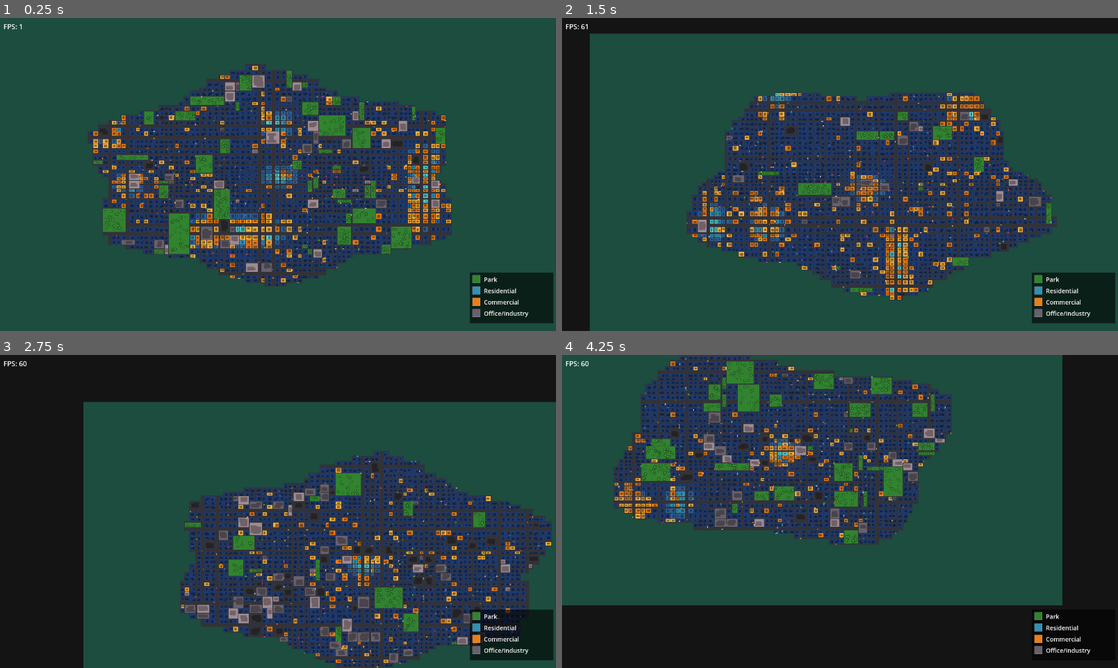
Above: before the commit, frames 1-4 (two rows, left to right).
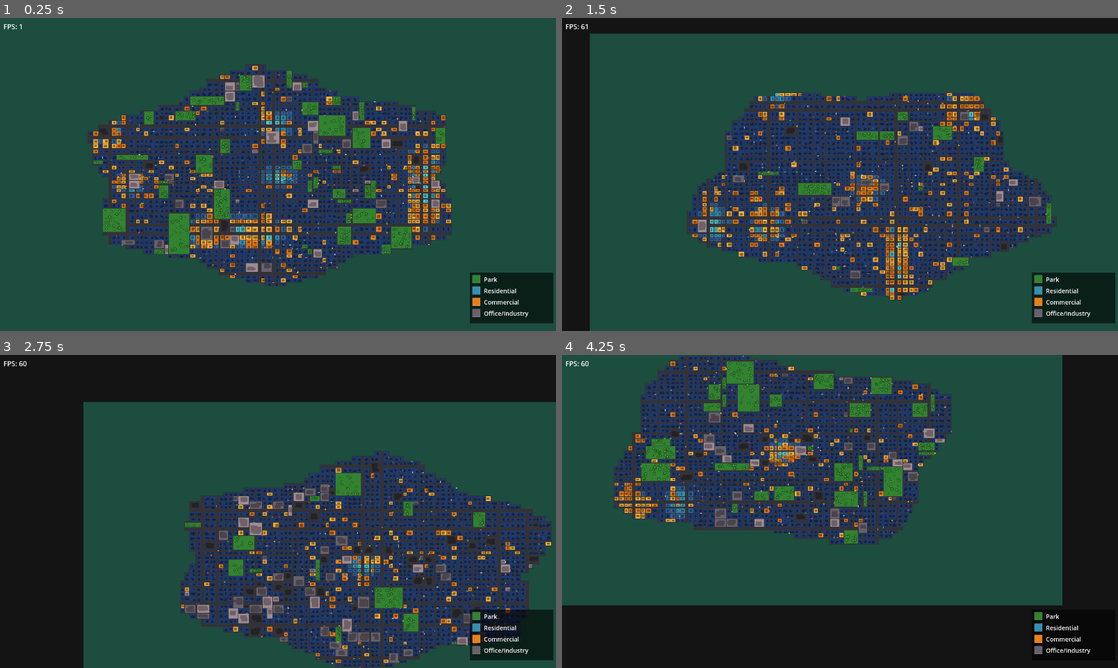
Above: after the commit, the same moments.

Repository: estebanm123/transit
Game: Godot game, scene res://Main.tscn
The game is run twice, just before and just after one commit, with the same random seed, the same clock (stepped at 60 frames per second) and the same inputs.
Inputs (mouse positions are in pixels of both pictures, inside the frame that each line leads up to):
- Up to frame 1 (0.25 s): no input
- Up to frame 2 (1.5 s): tap Enter at 0.5 s; move the mouse to (962, 158) at 0.52 s; tap R at 0.6 s; click (962, 158) at 0.67 s; drag from (728, 190) to (812, 237) at 1.27 s
- Up to frame 3 (2.75 s): move the mouse to (333, 442) at 2.02 s; tap R at 2.1 s; click (333, 442) at 2.17 s
- Up to frame 4 (4.25 s): drag from (812, 574) to (673, 464) at 2.77 s; move the mouse to (1006, 558) at 3.52 s; tap R at 3.6 s; click (1006, 558) at 3.67 s

The runs differ from the first frame. In frame 1, 0.3% of the frame differs, in the area x 17-81%, y 18-85%; in frame 2, 0.4%, in the area x 22-89%, y 24-89%; in frame 3, 0.3%; in frame 4, 0.4%.

Commit message:
Add car destination routing

Diff:
--- a/CityGenerator.gd
+++ b/CityGenerator.gd
@@ -200,11 +200,13 @@
 							secDist * 5.5 / max(0.01, cbd.fringeR))
 					break
 
+			if zone == Zone.Residential and effectiveDistColor < 2.0:
+				zone = Zone.HighDensityResidential
 			var baseColor: Color
 			match zone:
 				Zone.Park:
 					baseColor = City.CPark
-				Zone.Residential:
+				Zone.Residential, Zone.HighDensityResidential:
 					var idx: int = clamp(int(effectiveDistColor), 0, City.CRes.size() - 1)
 					baseColor = City.CRes[City.CRes.size() - 1 - idx]
 				Zone.Commercial:
@@ -473,6 +475,22 @@
 						bldWidth, towerHeight))
 			result["blds"] = buildings
 
+		Zone.HighDensityResidential:
+			var floors: int = rng.randi_range(6, 10)
+			result["density"] = floors
+			var towerHeight: float = min(float(floors) * 2.7 + 1.5, rect.size.y - 4.0)
+			var buildings: Array = []
+			for _i in rng.randi_range(
+					max(1, int(1.0 * tileScale)), max(1, int(3.0 * tileScale))):
+				var bldWidth: float = rng.randf_range(3.5, min(8.0, rect.size.x * 0.28))
+				buildings.append(Rect2(
+						rect.position.x + rng.randf_range(
+								2.0, max(2.0, rect.size.x - bldWidth - 2.0)),
+						rect.position.y + rng.randf_range(
+								2.0, max(2.0, rect.size.y - towerHeight - 2.0)),
+						bldWidth, towerHeight))
+			result["blds"] = buildings
+
 		Zone.Commercial:
 			var buildings: Array = []
 			for _i in rng.randi_range(
--- a/CityLayer.gd
+++ b/CityLayer.gd
@@ -43,7 +43,7 @@
 				draw_circle(t2["p"], t2["r"], color.darkened(0.30))
 				draw_circle(t2["p"], t2["r"] * 0.55, color.lightened(0.10))
 
-		Zone.Residential:
+		Zone.Residential, Zone.HighDensityResidential:
 			var density: int = det.get("density", 3)
 			for bld: Rect2 in det.get("blds", []):
 				if density == 1:
--- a/Traffic.gd
+++ b/Traffic.gd
@@ -21,10 +21,20 @@
 const StopOffset: float = CarLength * 2.0
 const BrakingDistance: float = 18.0
 
+const ZoneWeights: Dictionary = {
+    Zone.Park: 2,
+    Zone.Residential: 1,
+    Zone.HighDensityResidential: 10,
+    Zone.Commercial: 15,
+    Zone.OfficeIndustry: 6,
+}
+const GoalHopsMax: int = 150
+
 var _cars: Array = []
 var _rng: RandomNumberGenerator = RandomNumberGenerator.new()
 var _trafficLights: Dictionary = {}
 var _segmentMap: Dictionary = {}
+var _tilesByZone: Dictionary = {}
 var _time: float = 0.0
 
 
@@ -42,11 +52,13 @@
                 }
     _cars.clear()
     _segmentMap.clear()
+    _buildTilesByZone(city)
     var attempts: int = 0
     while _cars.size() < CarCount and attempts < CarCount * 30:
         attempts += 1
         var car: Dictionary = _spawnCar(city)
         if not car.is_empty():
+            _assignGoal(city, car)
             _cars.append(car)
     _buildSegmentMap()
 
@@ -245,6 +257,9 @@
         "color": CarColors[_rng.randi() % CarColors.size()],
         "leader": null,
         "follower": null,
+        "goalTile": Vector2i(0, 0),
+        "goalIntersection": Vector2i(0, 0),
+        "goalHops": 0,
     }
 
 
@@ -296,13 +311,18 @@
     var neighbors: Array = _getExitSegments(
             city, arrivedVertStreet, arrivedHorzStreet,
             car.fromVertStreet, car.fromHorzStreet)
+    car.goalHops += 1
+    if (arrivedVertStreet == car.goalIntersection.x \
+            and arrivedHorzStreet == car.goalIntersection.y) \
+            or car.goalHops > GoalHopsMax:
+        _assignGoal(city, car)
     var nextToVertStreet: int
     var nextToHorzStreet: int
     if neighbors.is_empty():
         nextToVertStreet = car.fromVertStreet
         nextToHorzStreet = car.fromHorzStreet
     else:
-        var chosen: Array = neighbors[_rng.randi() % neighbors.size()]
+        var chosen: Array = _greedyExit(city, neighbors, car.goalIntersection)
         nextToVertStreet = chosen[0]
         nextToHorzStreet = chosen[1]
 
@@ -333,6 +353,79 @@
     car.progress = overflow / car.segLength
 
     _insertIntoSegment(car)
+
+
+func _buildTilesByZone(city: City) -> void:
+    _tilesByZone.clear()
+    for row in City.Rows:
+        for col in City.Cols:
+            if city.parcelOwner[row][col] != Vector2i(col, row):
+                continue
+            var zone: int = city.zones[row][col]
+            if not ZoneWeights.has(zone):
+                continue
+            if not _tilesByZone.has(zone):
+                _tilesByZone[zone] = []
+            _tilesByZone[zone].append(Vector2i(col, row))
+
+
+func _pickGoalTile() -> Vector2i:
+    var totalWeight: float = 0.0
+    for zone: int in ZoneWeights:
+        if _tilesByZone.has(zone):
+            totalWeight += ZoneWeights[zone]
+    if totalWeight == 0.0:
+        return Vector2i(0, 0)
+    var roll: float = _rng.randf() * totalWeight
+    var cumulative: float = 0.0
+    var pickedZone: int = ZoneWeights.keys()[0]
+    for zone: int in ZoneWeights:
+        if _tilesByZone.has(zone):
+            cumulative += ZoneWeights[zone]
+            if roll <= cumulative:
+                pickedZone = zone
+                break
+    var tiles: Array = _tilesByZone[pickedZone]
+    return tiles[_rng.randi() % tiles.size()]
+
+
+func _assignGoal(city: City, car: Dictionary) -> void:
+    var tile: Vector2i = _pickGoalTile()
+    car.goalTile = tile
+    var corners: Array[Vector2i] = [
+        Vector2i(tile.x, tile.y),
+        Vector2i(tile.x + 1, tile.y),
+        Vector2i(tile.x, tile.y + 1),
+        Vector2i(tile.x + 1, tile.y + 1),
+    ]
+    var curX: float = _vertStreetCenterX(city, car.toVertStreet)
+    var curY: float = _horzStreetCenterY(city, car.toHorzStreet)
+    var bestDist: float = INF
+    var bestCorner := Vector2i(tile.x, tile.y)
+    for corner: Vector2i in corners:
+        var cx: float = _vertStreetCenterX(city, corner.x)
+        var cy: float = _horzStreetCenterY(city, corner.y)
+        var d: float = (curX - cx) * (curX - cx) + (curY - cy) * (curY - cy)
+        if d < bestDist:
+            bestDist = d
+            bestCorner = corner
+    car.goalIntersection = bestCorner
+    car.goalHops = 0
+
+
+func _greedyExit(city: City, candidates: Array, goalIntersection: Vector2i) -> Array:
+    var goalX: float = _vertStreetCenterX(city, goalIntersection.x)
+    var goalY: float = _horzStreetCenterY(city, goalIntersection.y)
+    var bestDist: float = INF
+    var best: Array = candidates[0]
+    for cand: Array in candidates:
+        var cx: float = _vertStreetCenterX(city, cand[0])
+        var cy: float = _horzStreetCenterY(city, cand[1])
+        var d: float = (cx - goalX) * (cx - goalX) + (cy - goalY) * (cy - goalY)
+        if d < bestDist:
+            bestDist = d
+            best = cand
+    return best
 
 
 func _getExitSegments(city: City, vertStreetIdx: int, horzStreetIdx: int,
--- a/Zone.gd
+++ b/Zone.gd
@@ -1,3 +1,3 @@
 class_name Zone extends RefCounted
 
-enum { Empty, Park, Residential, Commercial, OfficeIndustry }
+enum { Empty, Park, Residential, HighDensityResidential, Commercial, OfficeIndustry }
